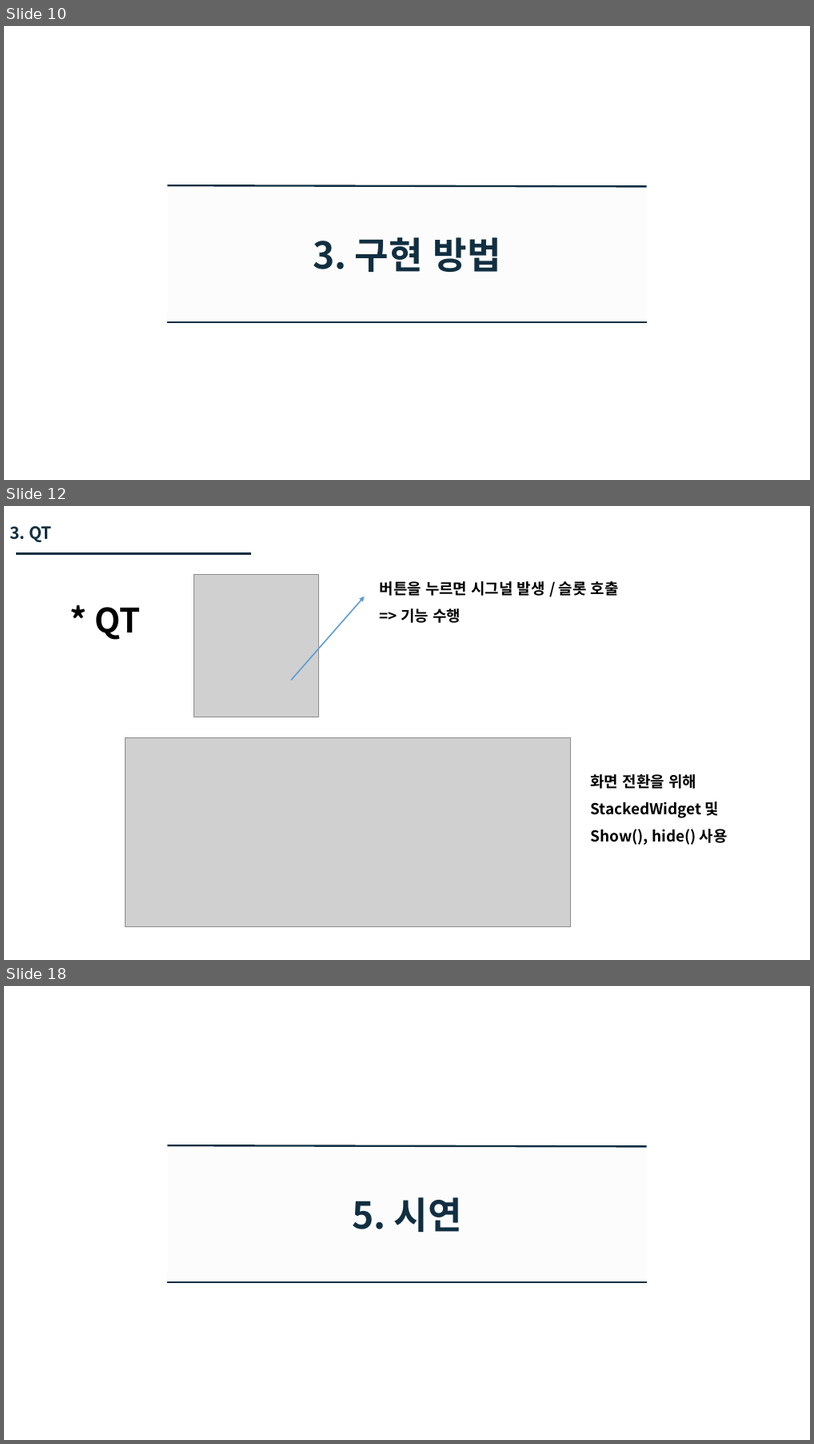
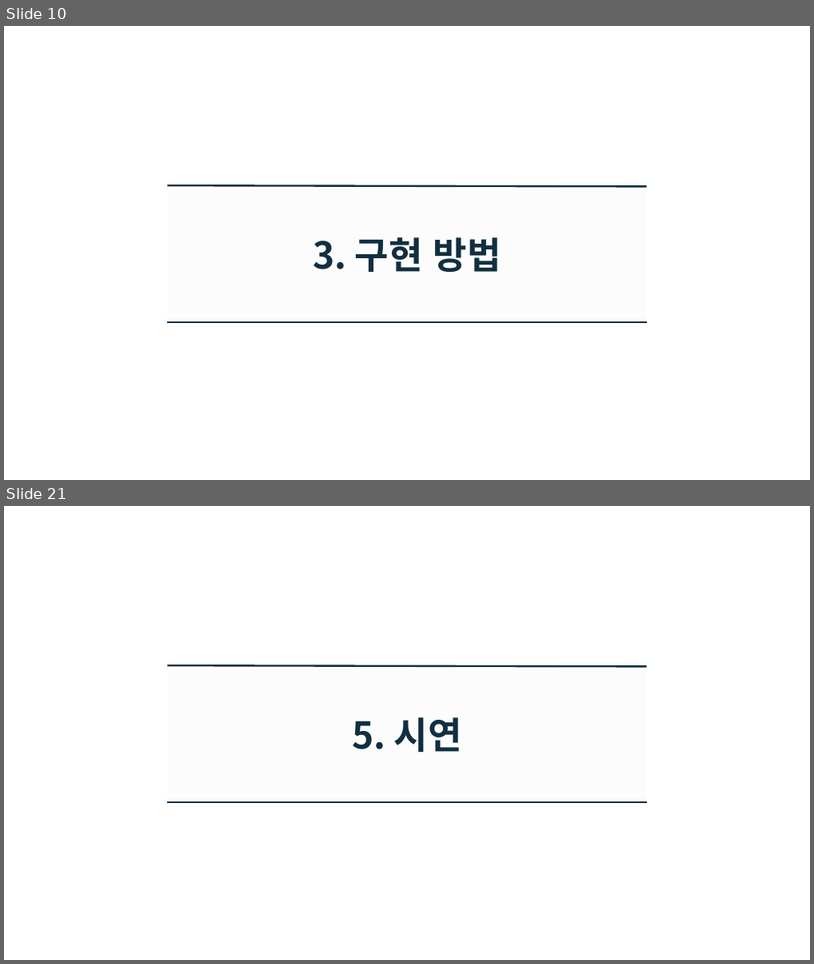
Before and after one commit to GyuhoLee/MPP, a slide deck: doc/모바일프로그래밍 발표.pptx. Shown one above the other, each under a label of ours: slides 10, 12 and 18 before the commit, slides 10 and 21 after it; the slides between them are not shown. The pictures are 814x1444 and 814x964 pixels, drawn with LibreOffice and Linux fonts; fonts in the diff are those of the drawing; grey boxes stand for pictures; background and template pictures are left out. Boxes give left, top, right and bottom in pixels: in the first picture for what was removed or moved away, otherwise in the second. Text is boxed around its words. In the diff, an @@ line names an element or a change of style, - is before the commit and + after.

```diff
--- a/doc/모바일프로그래밍 발표.pptx
+++ b/doc/모바일프로그래밍 발표.pptx
@@ slide 12 removed at (x1=4, y1=506, x2=810, y2=960), background #FFFFFF @@
@@ text removed at (x1=10, y1=526, x2=52, y2=543) @@
-3. QT
@@ line removed from (16, 554) to (251, 554) @@
@@ picture removed at (x1=194, y1=574, x2=318, y2=716) @@
@@ arrow removed from (291, 680) to (365, 596) @@
@@ text removed at (x1=380, y1=581, x2=619, y2=623) @@
-버튼을 누르면 시그널 발생 / 슬롯 호출
-=> 기능 수행
@@ text removed at (x1=94, y1=607, x2=140, y2=640) @@
-* QT
@@ picture removed at (x1=125, y1=738, x2=571, y2=927) @@
@@ text removed at (x1=591, y1=774, x2=728, y2=844) @@
-화면 전환을 위해
-StackedWidget 및
-Show(), hide() 사용
@@ what was slide 18 is now slide 21 @@
```
Also in this commit, not shown: 3 slides changed, 9 slides added, 6 other slides removed.
